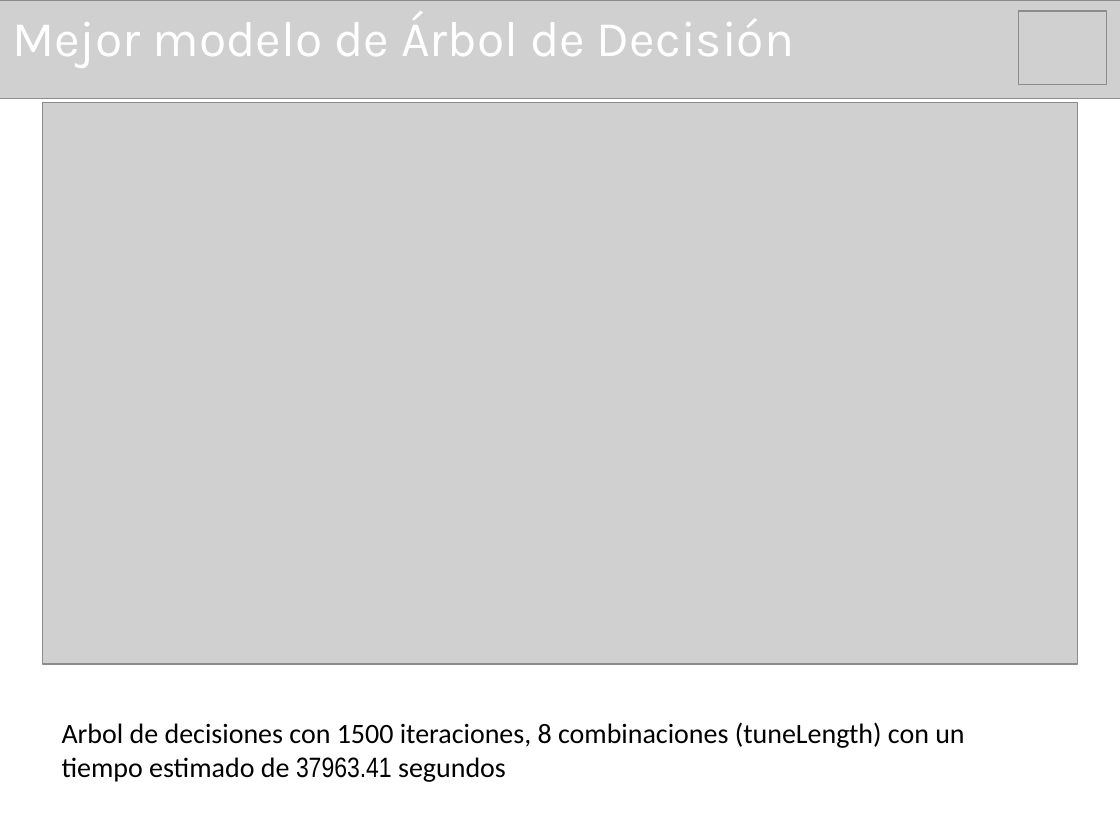
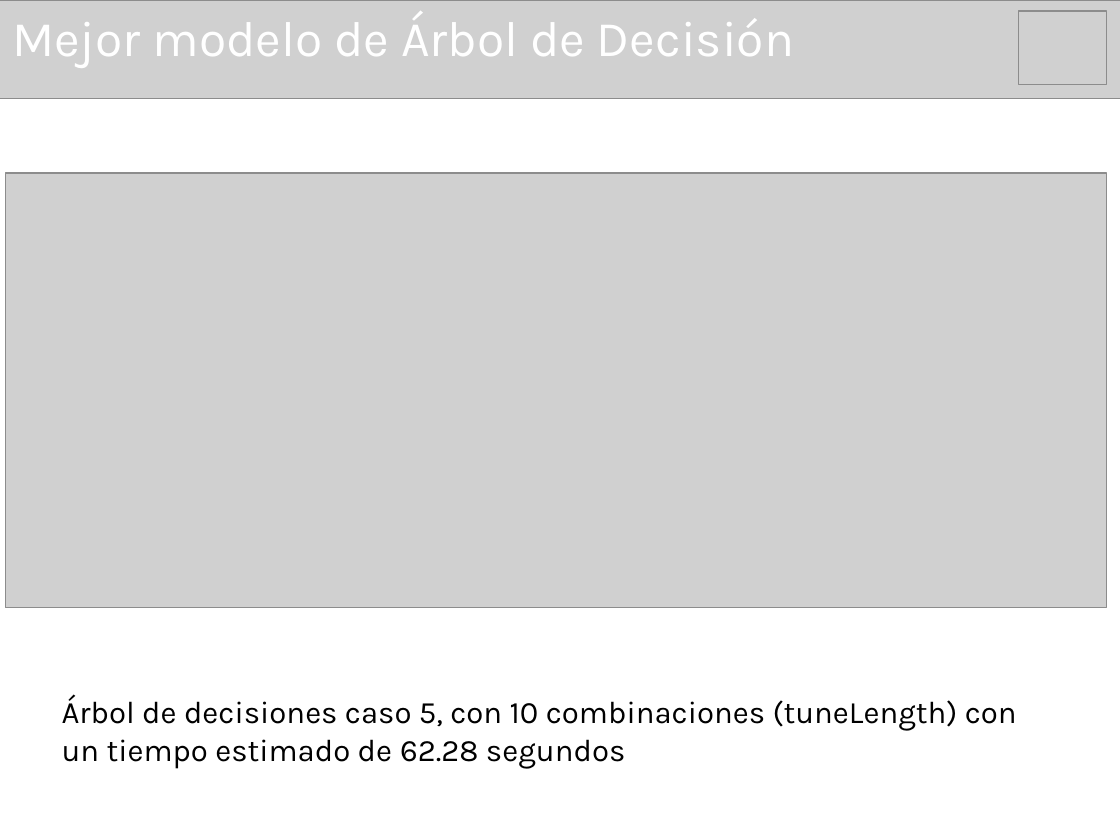
Before and after one commit to IgnGGA/grupo9, a slide deck: slide 11 of presentación/presentaciónDosMineriaDeDatos.pptx. Drawn at 1120x840 pixels with LibreOffice and Linux fonts; fonts in the diff are those of the drawing; grey boxes stand for pictures. Boxes give left, top, right and bottom in pixels: in the first picture for what was removed or moved away, otherwise in the second. Text is boxed around its words. In the diff, an @@ line names an element or a change of style, - is before the commit and + after.

```diff
--- a/presentación/presentaciónDosMineriaDeDatos.pptx
+++ b/presentación/presentaciónDosMineriaDeDatos.pptx
@@ picture: place and size @@
-picture at [43,103,1077,664]
+picture at [6,172,1107,607]
@@ text at [62,696,1017,769]: text changed; size 18 to 20 pt; font Calibri to Karla @@
-Arbol de decisiones con 1500 iteraciones, 8 combinaciones (tuneLength) con un tiempo estimado de 37963.41 segundos
+Árbol de decisiones caso 5, con 10 combinaciones (tuneLength) con un tiempo estimado de 62.28 segundos
```
Also in this commit, not shown: 12 other slides changed, 2 slides added, 2 slides removed.
